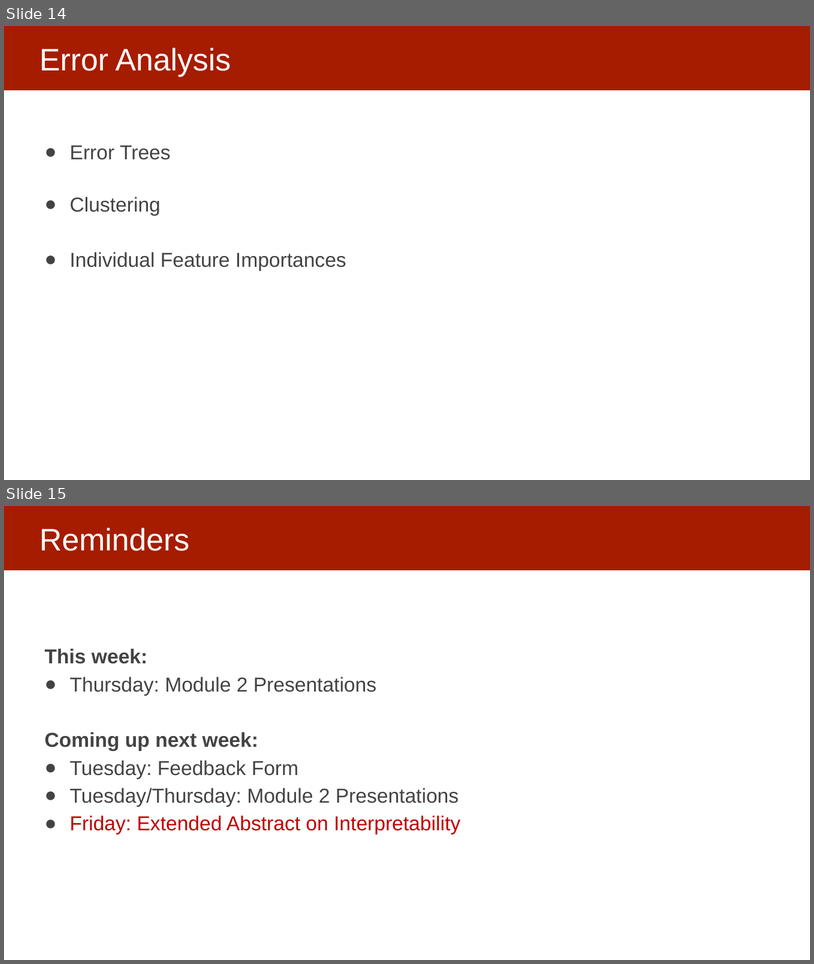
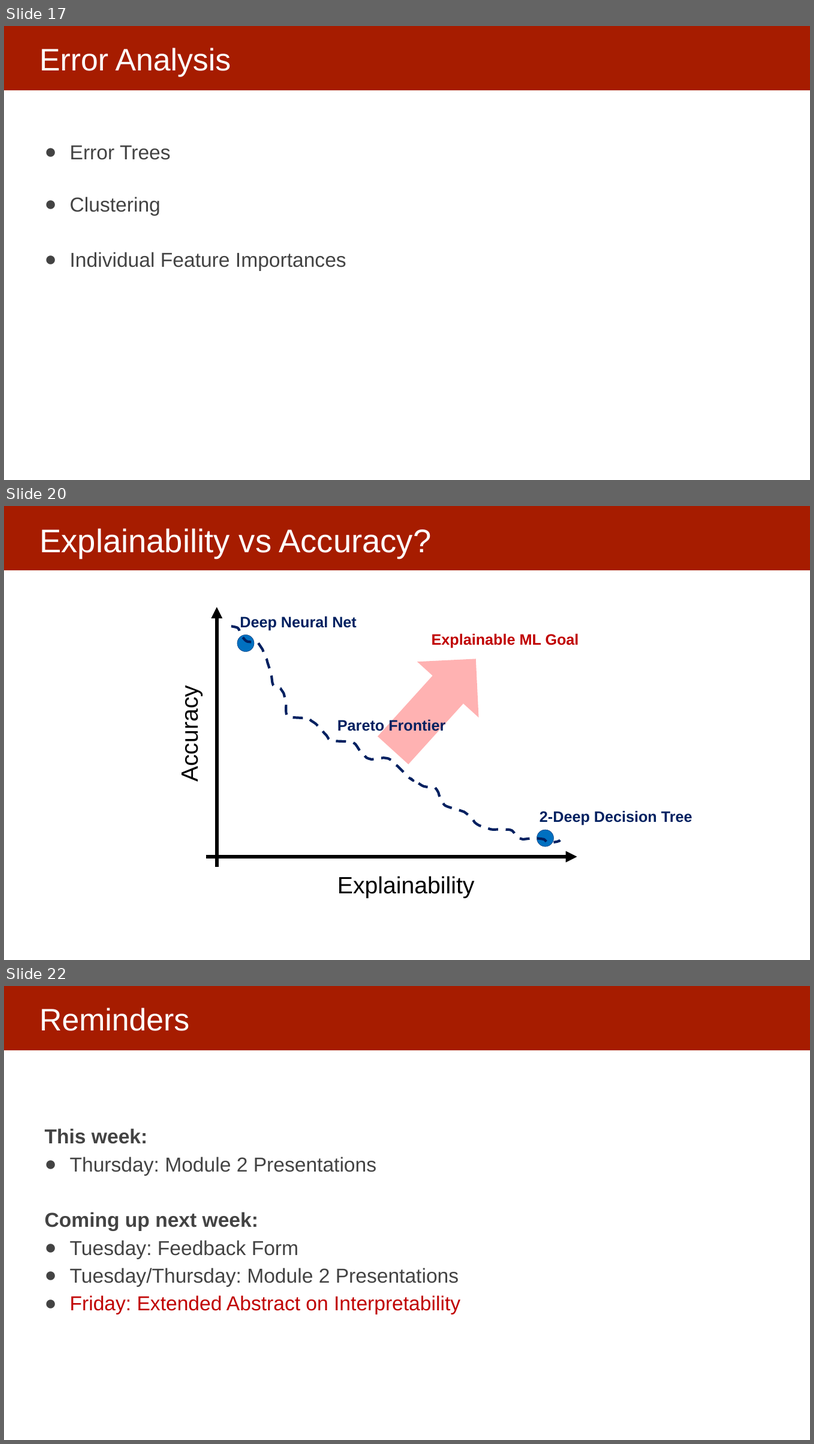
Before and after one commit to dssg/MLinPractice, a slide deck: Lectures/Lecture14-UnderstandingModels.pptx. Shown one above the other, each under a label of ours: slides 14 and 15 before the commit, slides 17, 20 and 22 after it; the slides between them are not shown. The pictures are 814x964 and 814x1444 pixels, drawn with LibreOffice and Linux fonts; fonts in the diff are those of the drawing. Boxes give left, top, right and bottom in pixels: in the first picture for what was removed or moved away, otherwise in the second. Text is boxed around its words. In the diff, an @@ line names an element or a change of style, - is before the commit and + after.

```diff
--- a/Lectures/Lecture14-UnderstandingModels.pptx
+++ b/Lectures/Lecture14-UnderstandingModels.pptx
@@ slide 20 added at (4, 506, 810, 960), background #FFFFFF; not listed: 1 template element that a slide beside it also shows @@
@@ title added at (39, 528, 431, 558), 38.9 pt, text #FFFFFF @@
+Explainability vs Accuracy?
@@ arrow added from (217, 867) to (217, 607), #000000 4.5 pt @@
@@ freeform shape added at (231, 627, 561, 843), outline #002060 3 pt dashed @@
@@ text added at (240, 616, 357, 630), 18 pt, text #002060, bold @@
+Deep Neural Net
@@ up arrow added at (362, 631, 507, 778), fill #FF0000 at 30% opacity @@
@@ ellipse added at (237, 635, 254, 652), fill #0070C0, outline #002060 0.25 pt @@
@@ text added at (432, 633, 579, 648), 18 pt, text #C00000, bold @@
+Explainable ML Goal
@@ text added at (177, 695, 203, 779), 28 pt, text #000000 @@
+Accuracy
@@ text added at (338, 718, 446, 733), 18 pt, text #002060, bold @@
+Pareto Frontier
@@ text added at (540, 810, 693, 825), 18 pt, text #002060, bold @@
+2-Deep Decision Tree
@@ ellipse added at (537, 829, 554, 847), fill #0070C0, outline #002060 0.25 pt @@
@@ arrow added from (206, 856) to (578, 856), #000000 4.5 pt @@
@@ text added at (338, 876, 475, 898), 28 pt, text #000000 @@
+Explainability
@@ what was slide 14 is now slide 17 @@
@@ what was slide 15 is now slide 22 @@
```
Also in this commit, not shown: 1 slide changed, 6 other slides added.
